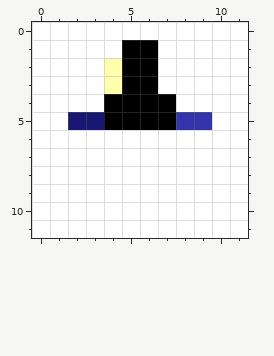
One commit to this pixel-art sprite: GMS.Web.Admin/Assets/data-tables/images/sort_asc.png. This is how it looked before the edit.
The file is 12x12 pixels. Colours within 5 levels of each other are drawn and written as one.
After the commit:
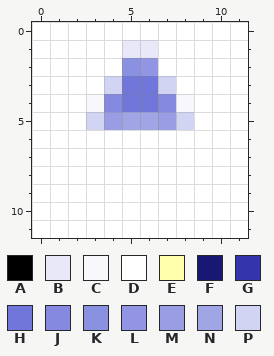
Palette (. is transparent): A #000000  B #e8e8f9  C #f7f7fc  D #ffffff  E #ffffac  F #181874  G #3434ac  H #7076da  J #858ae0  K #8b91e1  L #9195e3  M #989de4  N #a0a5e6  P #d1d4f3
What changed:
Changed rows in their new state; - is an unchanged pixel.
first column x 2:
 1 ---BB---
 2 --DKL---
 3 --PHHP--
 4 -CJHHJC-
 5 DPMNNMPD
